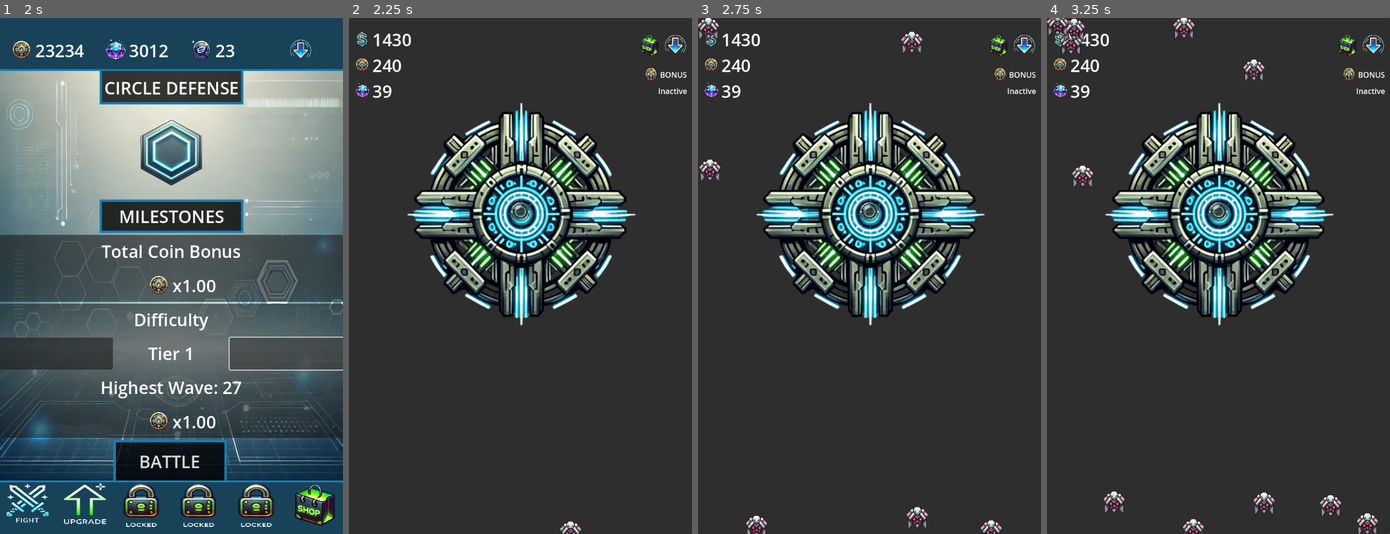
Above: before the commit, frames 1-4 (left to right).
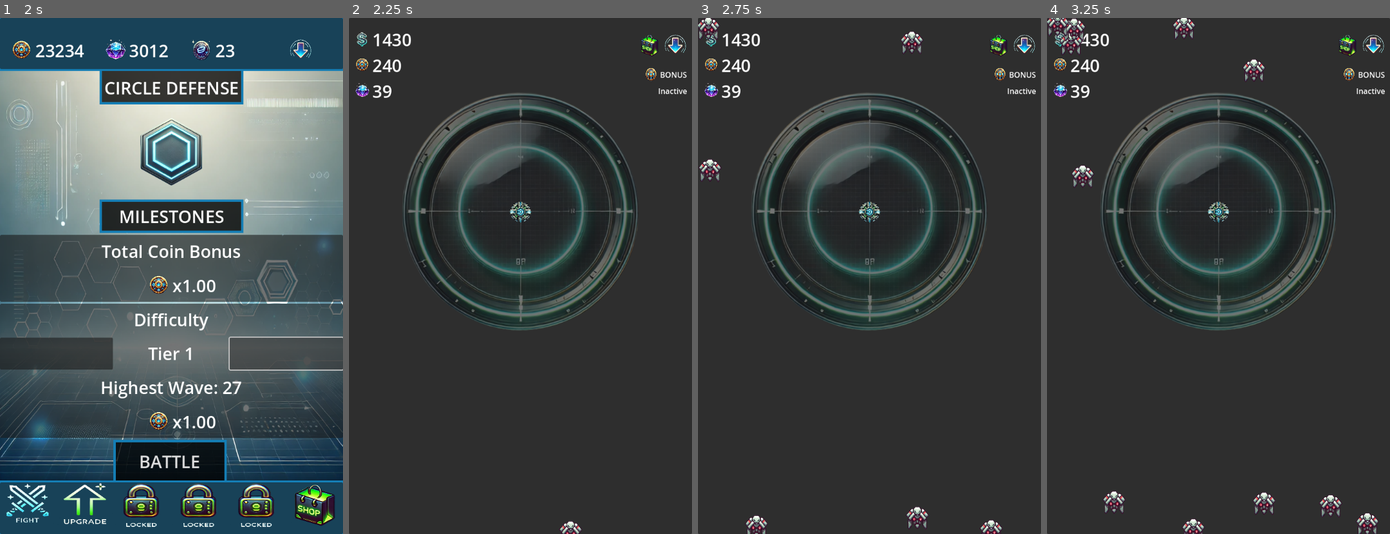
Above: after the commit, the same moments.

Repository: ascyrax/circle-defence
Game: Godot game, scene res://main.tscn
The game is run twice, just before and just after one commit, with the same random seed, the same clock (stepped at 60 frames per second) and the same inputs.
Inputs (mouse positions are in pixels of both pictures, inside the frame that each line leads up to):
- Up to frame 1 (2 s): click (54, 353) at 0.5 s; click (284, 353) at 1.25 s
- Up to frame 2 (2.25 s): click "BATTLE" at 2 s
- Up to frame 3 (2.75 s): no input
- Up to frame 4 (3.25 s): no input

Frame 1 is identical in both runs. In frame 2, 19% of the frame differs, in the area x 15-85%, y 14-61%; in frame 3, 19%; in frame 4, 19%.

Commit message:
seperated the shooter logic to a different scene

Diff:
--- a/enemy.gd
+++ b/enemy.gd
@@ -26,9 +26,3 @@
 	var correctScaleY = (enemyCollisionShape2D.size.y * 1.0) / (enemySprite.texture.get_height() * 1.0)
 	#print(correctScaleX, correctScaleY)
 	enemySprite.scale = Vector2(correctScaleX, correctScaleY)
-
-
-
-func _on_area_2d_body_entered(body: Node2D) -> void:
-	print(body)
-	pass # Replace with function body.
--- a/enemy.tscn
+++ b/enemy.tscn
@@ -16,5 +16,3 @@
 
 [node name="Sprite2D" type="Sprite2D" parent="Area2D"]
 texture = ExtResource("1_iyxtb")
-
-[connection signal="body_entered" from="Area2D" to="." method="_on_area_2d_body_entered"]
--- a/gamePlay.gd
+++ b/gamePlay.gd
@@ -9,34 +9,29 @@
 func _ready() -> void:
 	# Defer the size calculation to ensure layout is finalized
 	call_deferred("_spawn_shooter")
-	call_deferred("_set_shooter_location")
 	call_deferred("_set_shooter_range_scale")
 	call_deferred("spawn_enemies")
 
 func _spawn_shooter():
 	var shooterInstance = shooterScene.instantiate() as Node2D
-	var shooterContainer = $"Panel/VBoxContainer/GamePlayNode"
+	var shooterContainer = $"Panel/VBoxContainer/GamePlayNode" as Control
 	shooterContainer.add_child(shooterInstance)
-	#var shooter = $"Panel/VBoxContainer/GamePlayNode/Shooter" as Node2D
-	#print(shooter)
-
-
-func _set_shooter_location():
-	var shooterContainer = $"Panel/VBoxContainer/GamePlayNode" as Control # this is the parent node 'GamePlay' (Control)
 	var shooter = $"Panel/VBoxContainer/GamePlayNode/Shooter" as Node2D
-	print(shooter)
 	var width = shooterContainer.size[0]
 	var height = shooterContainer.size[1]
 	shooter.position = Vector2(width/2.0,height/2.0)
 	shooterGlobalPosition = shooter.global_position
 
+	# adjust shooter sprite size
+	var shooterSprite = $"Panel/VBoxContainer/GamePlayNode/Shooter/Sprite2D" as Sprite2D
+	shooterSprite.scale = Vector2(0.1, 0.1)
+
 func _set_shooter_range_scale():
 	var shooterRange = $"Panel/VBoxContainer/GamePlayNode/Shooter/Area2D/CollisionShape2D".shape as CircleShape2D
-	var shooter = $"Panel/VBoxContainer/GamePlayNode/Shooter/Area2D/Sprite2D" as Sprite2D
-	var correctScaleX = (shooterRange.radius *2.0) / (shooter.texture.get_width() * 1.0)
-	var correctScaleY = (shooterRange.radius *2.0) / (shooter.texture.get_height() * 1.0)
-	shooter.scale = Vector2(correctScaleX * 2, correctScaleY * 2)
-
+	var rangeSprite = $"Panel/VBoxContainer/GamePlayNode/Shooter/Area2D/Sprite2D" as Sprite2D
+	var correctScaleX = (shooterRange.radius *2.0) / (rangeSprite.texture.get_width() * 1.0)
+	var correctScaleY = (shooterRange.radius *2.0) / (rangeSprite.texture.get_height() * 1.0)
+	rangeSprite.scale = Vector2(correctScaleX, correctScaleY)
 
 # Called every frame. 'delta' is the elapsed time since the previous frame.
 func _process(delta: float) -> void:
--- a/shoot.gd
+++ b/shoot.gd
@@ -3,14 +3,9 @@
 
 # Called when the node enters the scene tree for the first time.
 func _ready() -> void:
-	print("Central Shooter ready")
 	pass # Replace with function body.
 
 
 # Called every frame. 'delta' is the elapsed time since the previous frame.
 func _process(delta: float) -> void:
 	pass
-
-
-func _on_body_entered(body: Node2D) -> void:
-	print(body)
--- a/shooter.tscn
+++ b/shooter.tscn
@@ -1,20 +1,23 @@
-[gd_scene load_steps=4 format=3 uid="uid://5oi1vohdyf8y"]
+[gd_scene load_steps=5 format=3 uid="uid://5oi1vohdyf8y"]
 
 [ext_resource type="Texture2D" uid="uid://m1s5ocyg0hwr" path="res://art/centralShooterNoBg.png" id="1_swfug"]
+[ext_resource type="Script" path="res://shoot.gd" id="2_k8otb"]
 [ext_resource type="Texture2D" uid="uid://b5mxrs4ae0qfy" path="res://art/attackRangeNoBg.png" id="2_kv71a"]
 
 [sub_resource type="CircleShape2D" id="CircleShape2D_ng7lw"]
+radius = 250.0
 
 [node name="Shooter" type="Node2D"]
-position = Vector2(360, 150)
 
 [node name="Sprite2D" type="Sprite2D" parent="."]
 texture = ExtResource("1_swfug")
 
 [node name="Area2D" type="Area2D" parent="."]
+script = ExtResource("2_k8otb")
 
 [node name="CollisionShape2D" type="CollisionShape2D" parent="Area2D"]
 shape = SubResource("CircleShape2D_ng7lw")
 
 [node name="Sprite2D" type="Sprite2D" parent="Area2D"]
+z_index = -1
 texture = ExtResource("2_kv71a")
